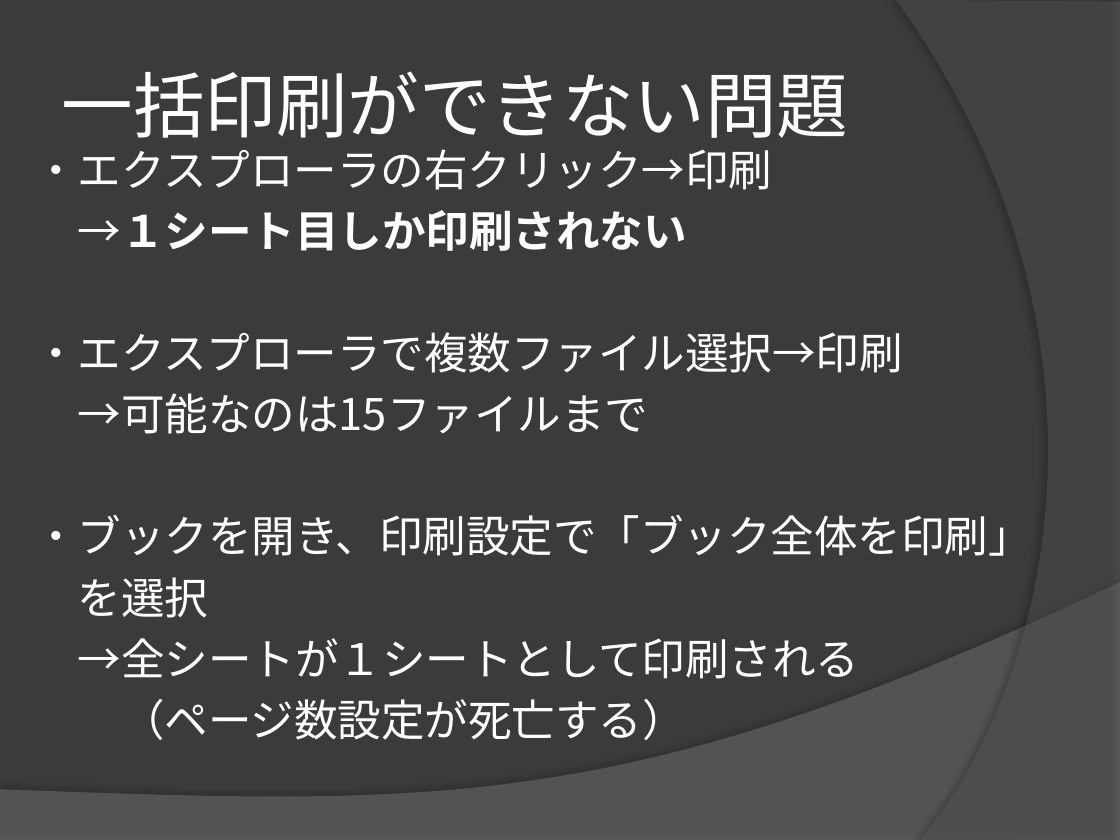
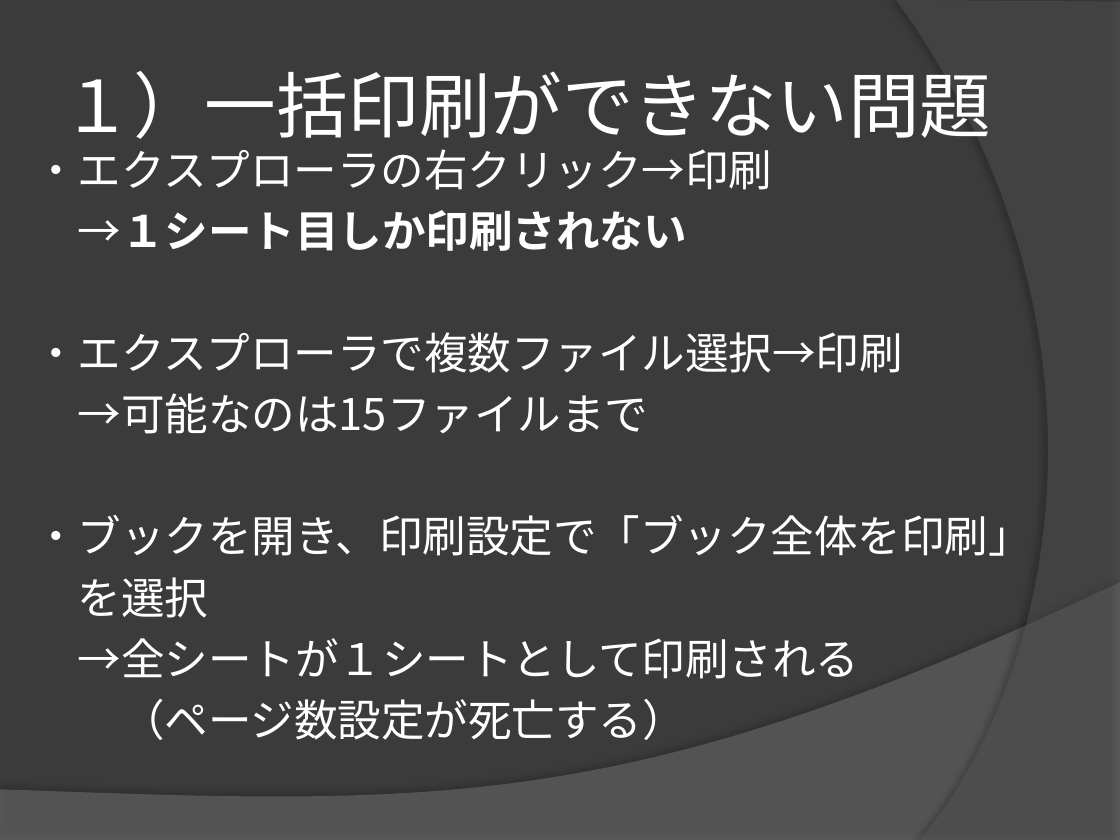
Before and after one commit to yuridonus/FEstudy, a slide deck: slide 8 of hateful_excel.pptx (slide 12 before the commit). Drawn at 1120x840 pixels with LibreOffice and Linux fonts; fonts in the diff are those of the drawing. Boxes give left, top, right and bottom in pixels: in the first picture for what was removed or moved away, otherwise in the second. Text is boxed around its words. In the diff, an @@ line names an element or a change of style, - is before the commit and + after.

```diff
--- a/hateful_excel.pptx
+++ b/hateful_excel.pptx
@@ title at [62,71,992,150]: text changed @@
-一括印刷ができない問題
+１）一括印刷ができない問題
```
Also in this commit, not shown: 6 other slides changed, 7 slides added, 3 slides removed.
